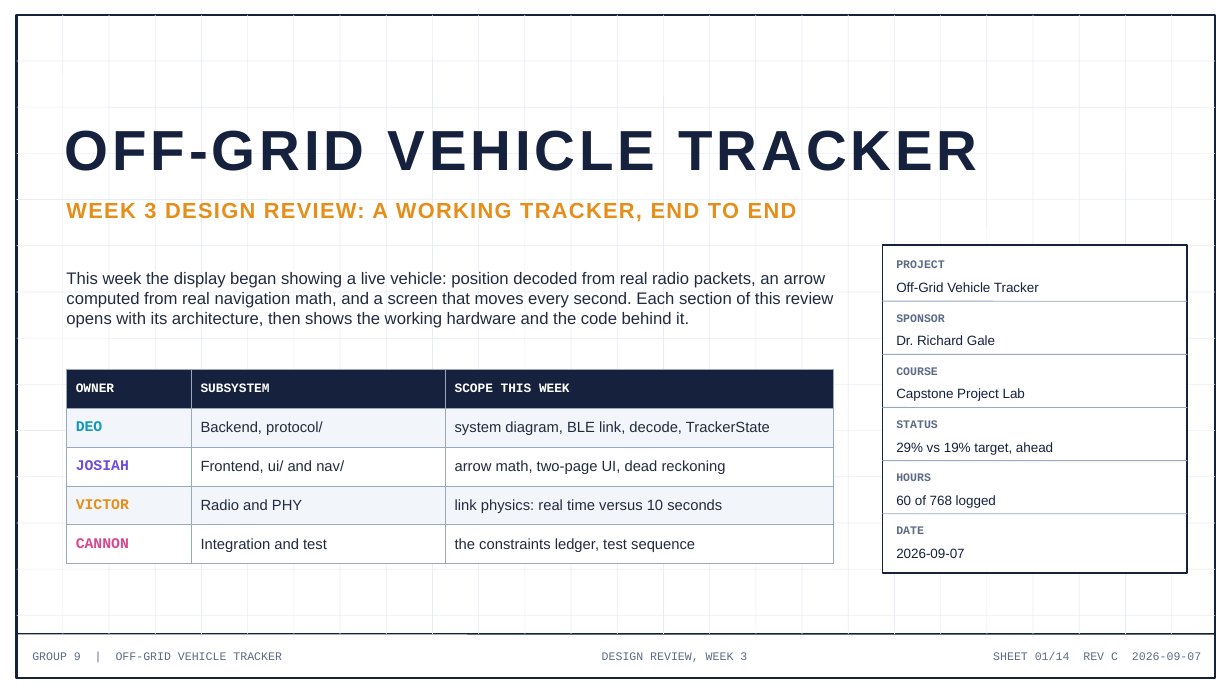
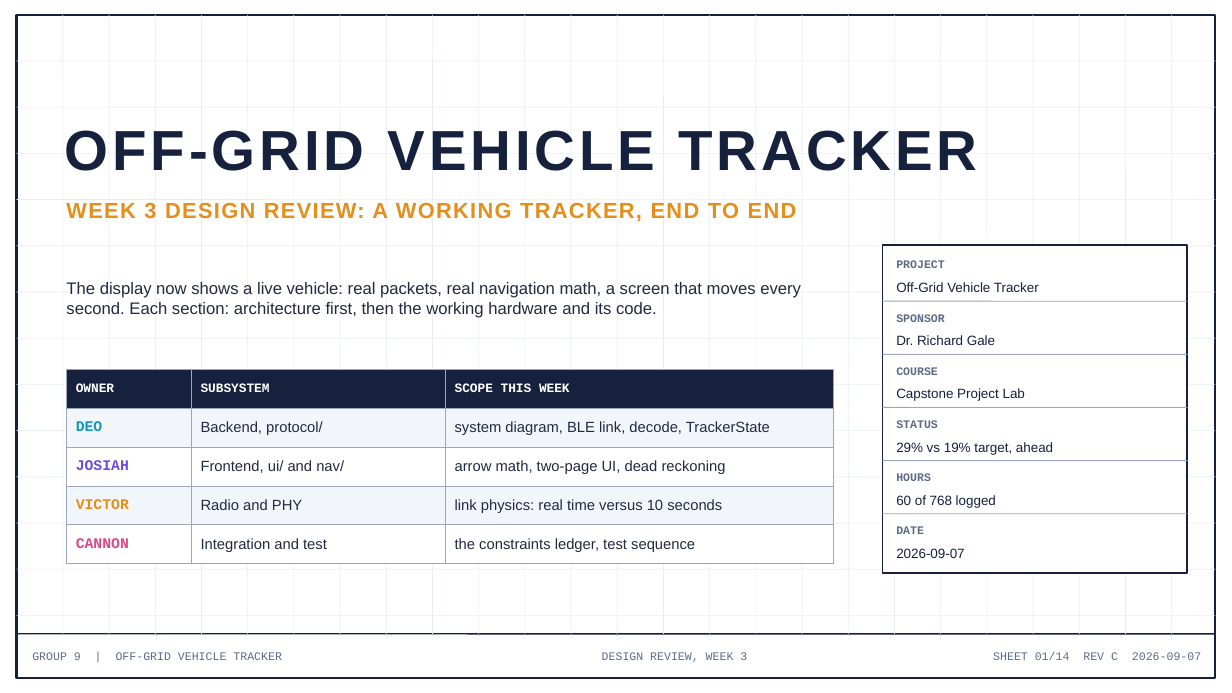
Before and after one commit to deosgracius/offgrid-vehicle-tracker, a slide deck: slide 1 of docs/presentations/Group9_Presentation3_Week3.pptx. Drawn at 1232x693 pixels with LibreOffice and Linux fonts; fonts in the diff are those of the drawing. Boxes give left, top, right and bottom in pixels: in the first picture for what was removed or moved away, otherwise in the second. Text is boxed around its words. In the diff, an @@ line names an element or a change of style, - is before the commit and + after.

```diff
--- a/docs/presentations/Group9_Presentation3_Week3.pptx
+++ b/docs/presentations/Group9_Presentation3_Week3.pptx
@@ text at box(66, 281, 801, 318): text changed @@
-This week the display began showing a live vehicle: position decoded from real radio packets, an arrow computed from real navigation math, and a screen that moves every second. Each section of this review opens with its architecture, then shows the working hardware and the code behind it.
+The display now shows a live vehicle: real packets, real navigation math, a screen that moves every second. Each section: architecture first, then the working hardware and its code.
```
Also in this commit, not shown: 11 other slides changed, 1 other file.
